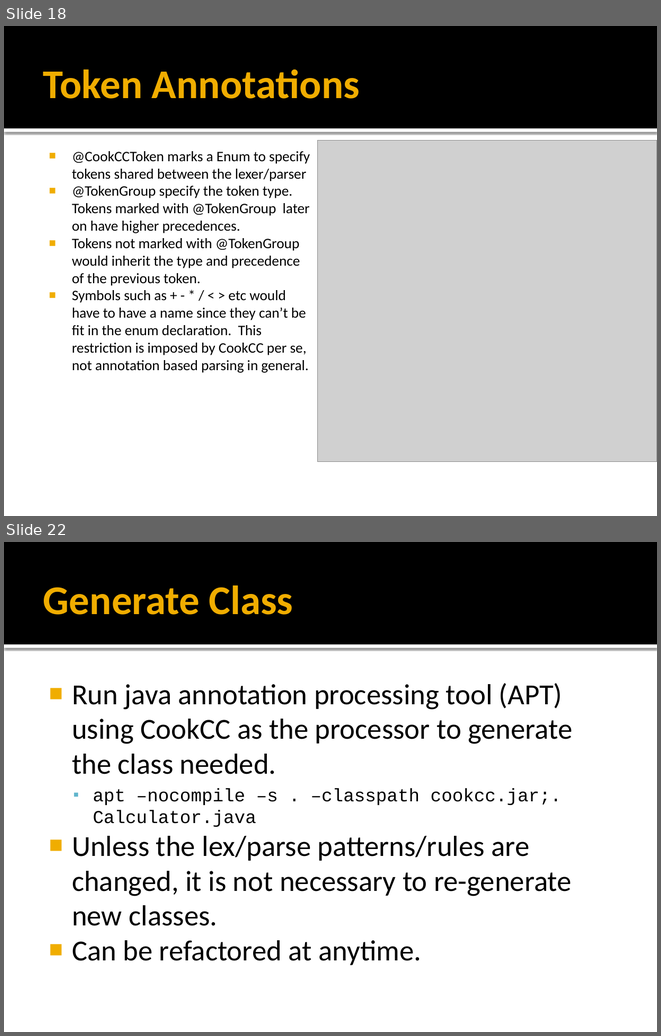
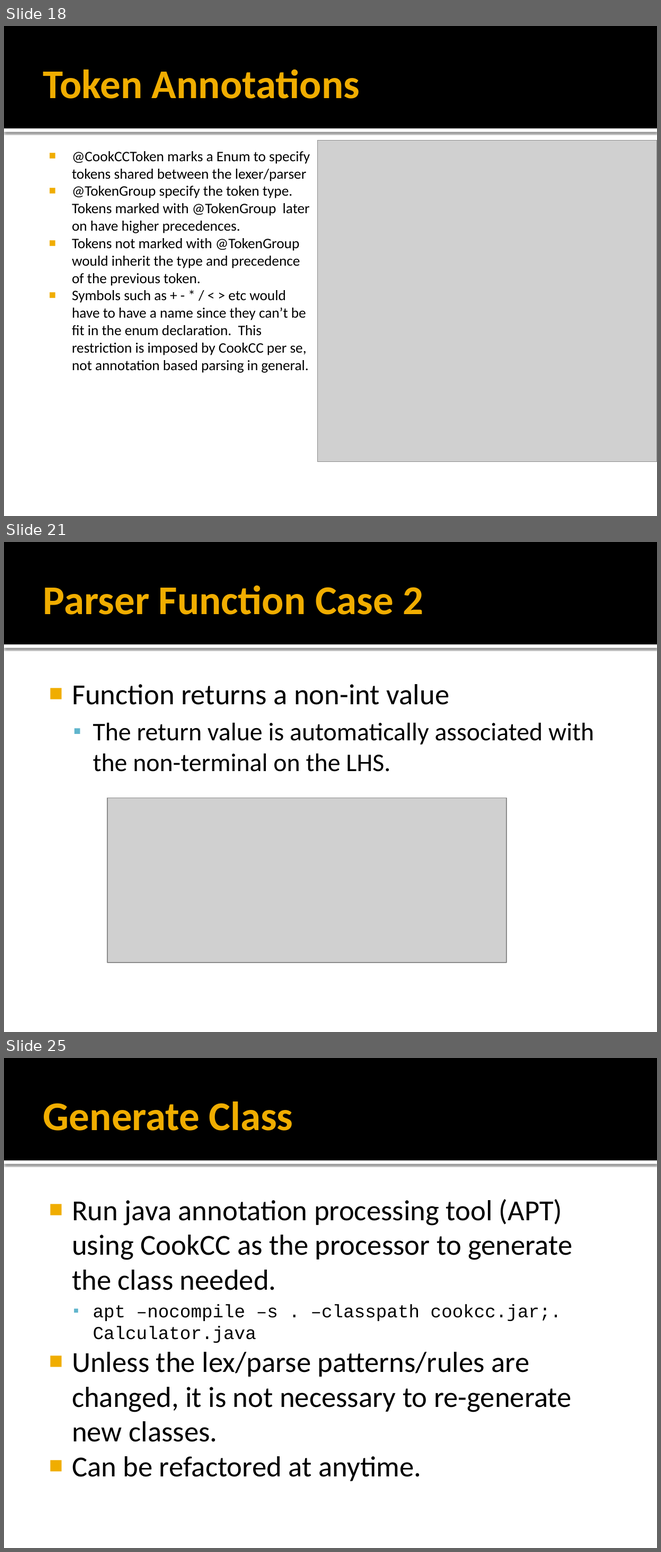
Before and after one commit to coconut2015/cookcc, a slide deck: trunk/doc/CookCC.pptx. Shown one above the other, each under a label of ours: slides 18 and 22 before the commit, slides 18, 21 and 25 after it; the slides between them are not shown. The pictures are 661x1036 and 661x1552 pixels, drawn with LibreOffice and Linux fonts; fonts in the diff are those of the drawing; grey boxes stand for pictures. Boxes give left, top, right and bottom in pixels: in the first picture for what was removed or moved away, otherwise in the second. Text is boxed around its words. In the diff, an @@ line names an element or a change of style, - is before the commit and + after.

Commit message:
update 3 cases for parsers.

```diff
--- a/trunk/doc/CookCC.pptx
+++ b/trunk/doc/CookCC.pptx
@@ slide 21 added at [4, 542, 657, 1032], background #FFFFFF; not listed: 2 template elements that a slide beside it also shows @@
@@ title added at [43, 585, 424, 615], 45 pt, text #F0AD00, bold @@
+Parser Function Case 2
@@ text added at [72, 684, 594, 771], 28 pt, text #000000 @@
+■ Function returns a non-int value
+  ▪ The return value is automatically associated with the non-terminal on the LHS.
@@ picture added at [107, 798, 506, 962] @@
@@ what was slide 22 is now slide 25 @@
```
Also in this commit, not shown: 7 slides changed, 2 other slides added, 1 other file.
